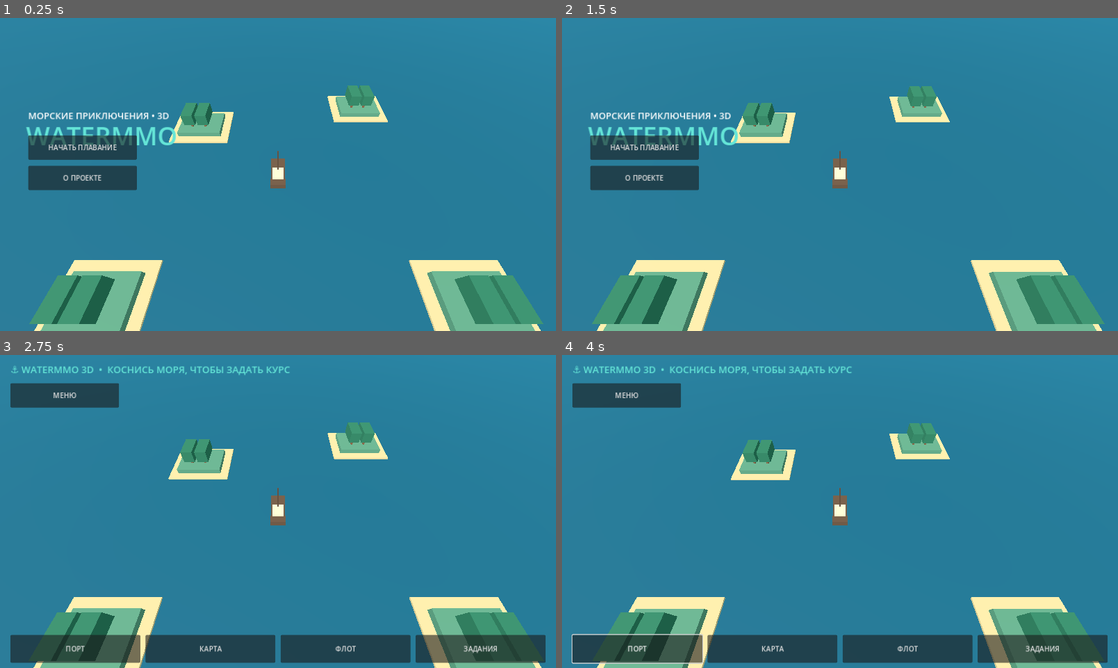
Above: before the commit, frames 1-4 (two rows, left to right).
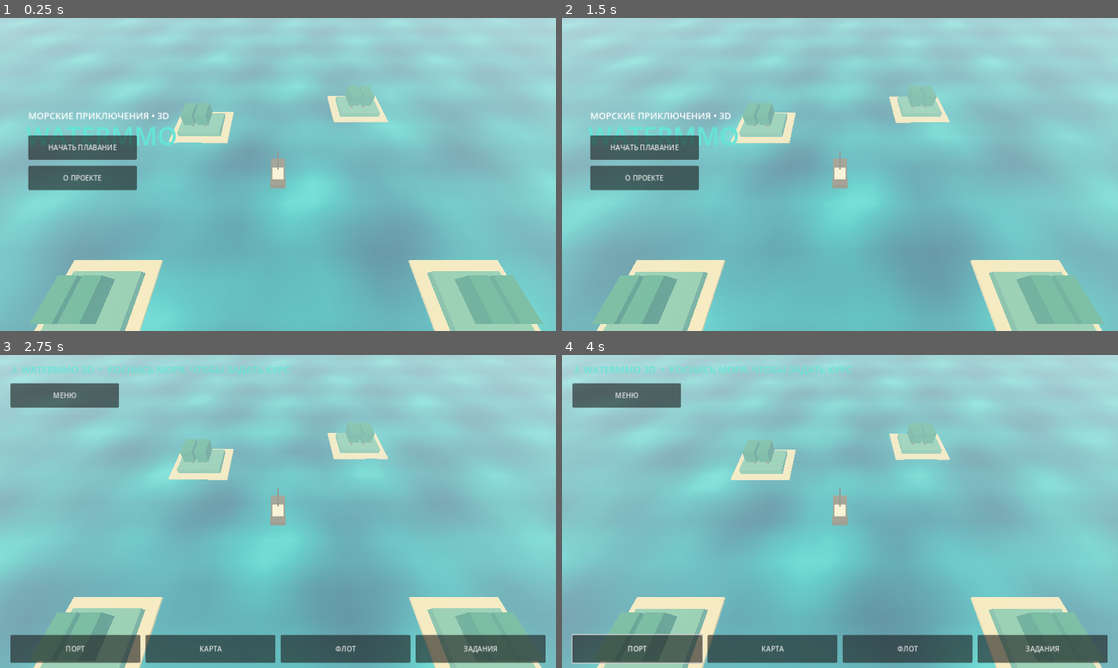
Above: after the commit, the same moments.

Repository: maillunex-lang/watermmo
Game: Godot game, scene res://scenes/main.tscn
Two runs of this game, one before a commit and one after it. Both use one fixed random seed, a clock stepped at 60 frames per second and the inputs below.
Inputs:
- Up to frame 1 (0.25 s): no input
- Up to frame 2 (1.5 s): click "НАЧАТЬ ПЛАВАНИЕ" at 0.5 s; click "МЕНЮ" at 1.25 s
- Up to frame 3 (2.75 s): click "НАЧАТЬ ПЛАВАНИЕ" at 2 s
- Up to frame 4 (4 s): click "ПОРТ" at 2.75 s; click "OK" at 3.5 s

The runs differ from the first frame. In frame 1, 97% of the frame differs, in the area x 0-100%, y 0-100%; in frame 2, 97%; in frame 3, 95%; in frame 4, 94%.

Commit message:
Apply lightweight ocean material and cinematic maritime environment without gameplay changes

Diff:
--- a/scripts/main.gd
+++ b/scripts/main.gd
@@ -21,7 +21,8 @@
 func material(color: Color) -> StandardMaterial3D:
 	var m := StandardMaterial3D.new()
 	m.albedo_color = color
-	m.roughness = 0.86
+	m.roughness = 0.82
+	m.metallic = 0.0
 	return m
 
 func mesh_box(parent: Node3D, dimensions: Vector3, at: Vector3, color: Color) -> MeshInstance3D:
@@ -38,7 +39,11 @@
 	var env := WorldEnvironment.new()
 	var e := Environment.new()
 	e.background_mode = Environment.BG_COLOR
-	e.background_color = Color("#8cb8c6")
+	e.background_color = Color("#83b5c8")
+	e.tonemap_mode = Environment.TONE_MAPPER_FILMIC
+	e.fog_enabled = true
+	e.fog_light_color = Color("#a5d1d3")
+	e.fog_density = 0.008
 	e.ambient_light_source = Environment.AMBIENT_SOURCE_COLOR
 	e.ambient_light_color = Color("#c8e0e2")
 	e.ambient_light_energy = 0.8
@@ -46,9 +51,21 @@
 	add_child(env)
 	var sun := DirectionalLight3D.new()
 	sun.rotation_degrees = Vector3(-50, -30, 0)
-	sun.light_energy = 1.2
+	sun.light_energy = 1.05
+	sun.light_color = Color("#ffe2ae")
+	sun.shadow_enabled = false
 	add_child(sun)
-	mesh_box(self, Vector3(230, 0.15, 230), Vector3(0, -0.18, 0), Color("#12627b"))
+	var ocean := MeshInstance3D.new()
+	var surface := PlaneMesh.new()
+	surface.size = Vector2(230, 230)
+	surface.subdivide_width = 64
+	surface.subdivide_depth = 64
+	ocean.mesh = surface
+	var water := ShaderMaterial.new()
+	water.shader = load("res://shaders/ocean_mobile.gdshader")
+	ocean.material_override = water
+	ocean.position.y = -0.15
+	add_child(ocean)
 	for island in [Vector3(-15, 0, -12), Vector3(17, 0, -18), Vector3(-20, 0, 18), Vector3(22, 0, 18)]:
 		mesh_box(self, Vector3(11, 1.0, 9), island + Vector3(0, -0.35, 0), Color("#dfc68e"))
 		mesh_box(self, Vector3(8, 1.5, 6), island + Vector3(0, 0.3, 0), Color("#5b9778"))
